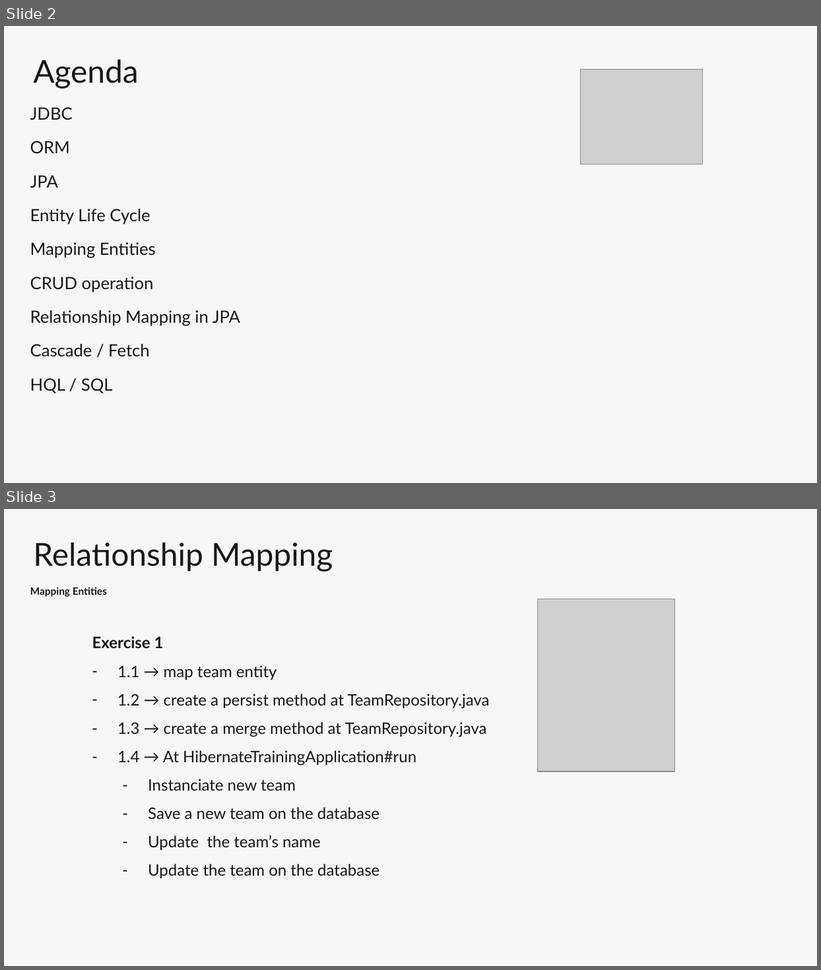
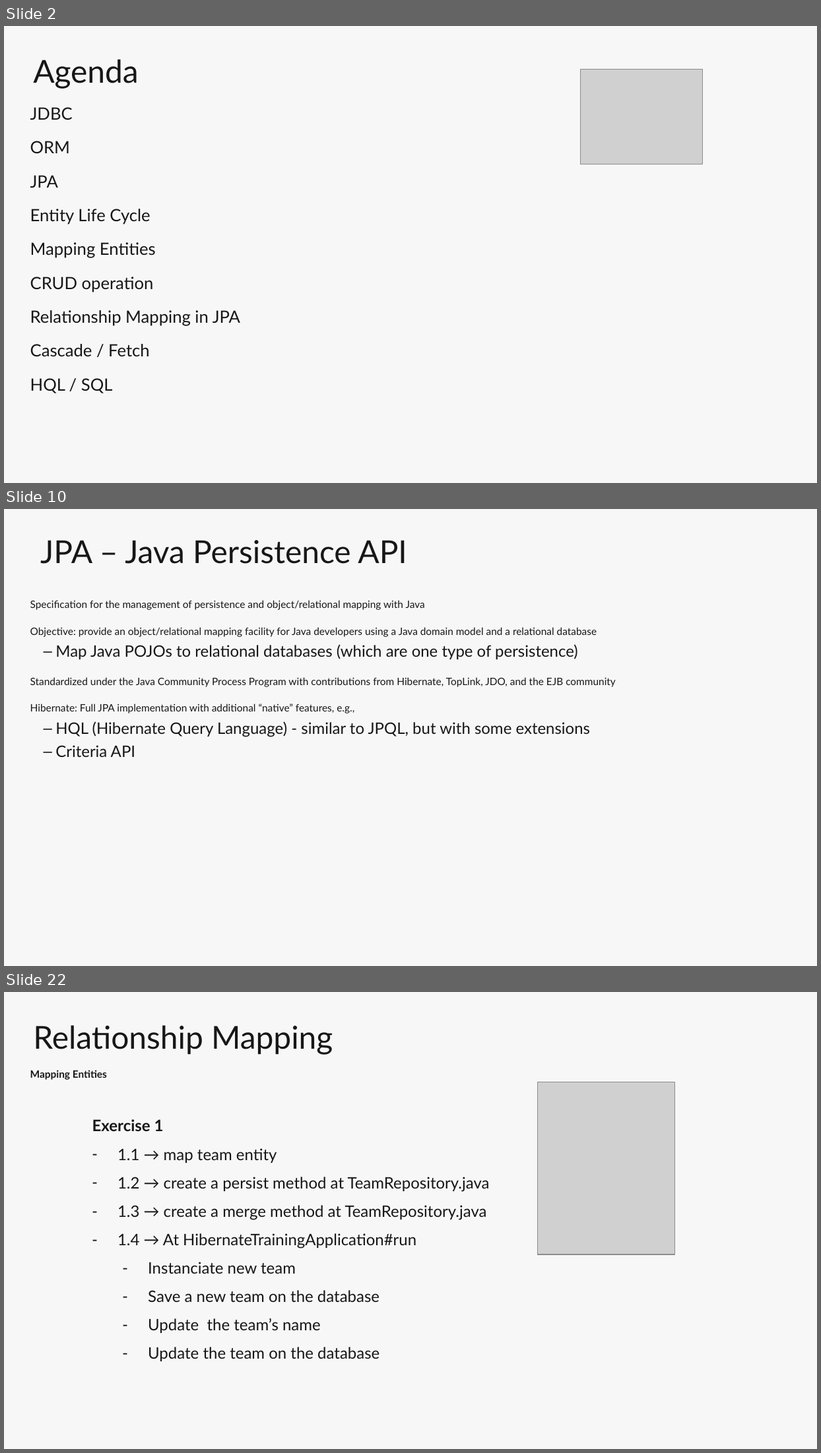
Before and after one commit to marcelsamaruga/hibernate-training, a slide deck: MC-Hibernate_V2.pptx. Shown one above the other, each under a label of ours: slides 2 and 3 before the commit, slides 2, 10 and 22 after it; the slides between them are not shown. The pictures are 821x970 and 821x1453 pixels, drawn with LibreOffice and Linux fonts; fonts in the diff are those of the drawing; grey boxes stand for pictures; background and template pictures are left out. Boxes give left, top, right and bottom in pixels: in the first picture for what was removed or moved away, otherwise in the second. Text is boxed around its words. In the diff, an @@ line names an element or a change of style, - is before the commit and + after.

```diff
--- a/MC-Hibernate_V2.pptx
+++ b/MC-Hibernate_V2.pptx
@@ slide 10 added at [4, 509, 817, 966], background #F7F7F7 @@
@@ title added at [40, 540, 407, 564], 28 pt, text #171717 @@
+JPA – Java Persistence API
@@ text added at [30, 600, 616, 757], 9 pt, text #171717 @@
+Specification for the management of persistence and object/relational mapping with Java
+Objective: provide an object/relational mapping facility for Java developers using a Java domain model and a relational database
+  – Map Java POJOs to relational databases (which are one type of persistence)
+Standardized under the Java Community Process Program with contributions from Hibernate, TopLink, JDO, and the EJB community
+Hibernate: Full JPA implementation with additional “native” features, e.g.,
+  – HQL (Hibernate Query Language) - similar to JPQL, but with some extensions
+  – Criteria API
@@ what was slide 3 is now slide 22 @@
```
Also in this commit, not shown: 18 other slides added.
